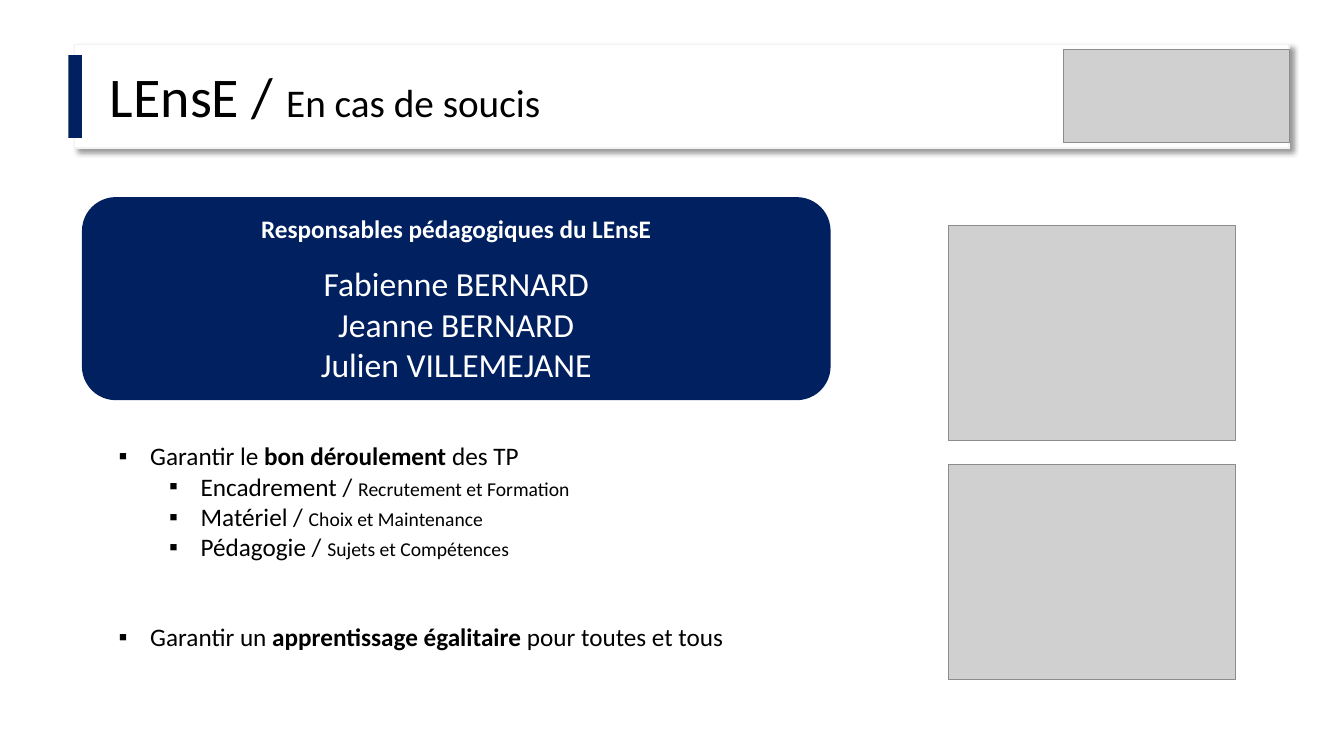
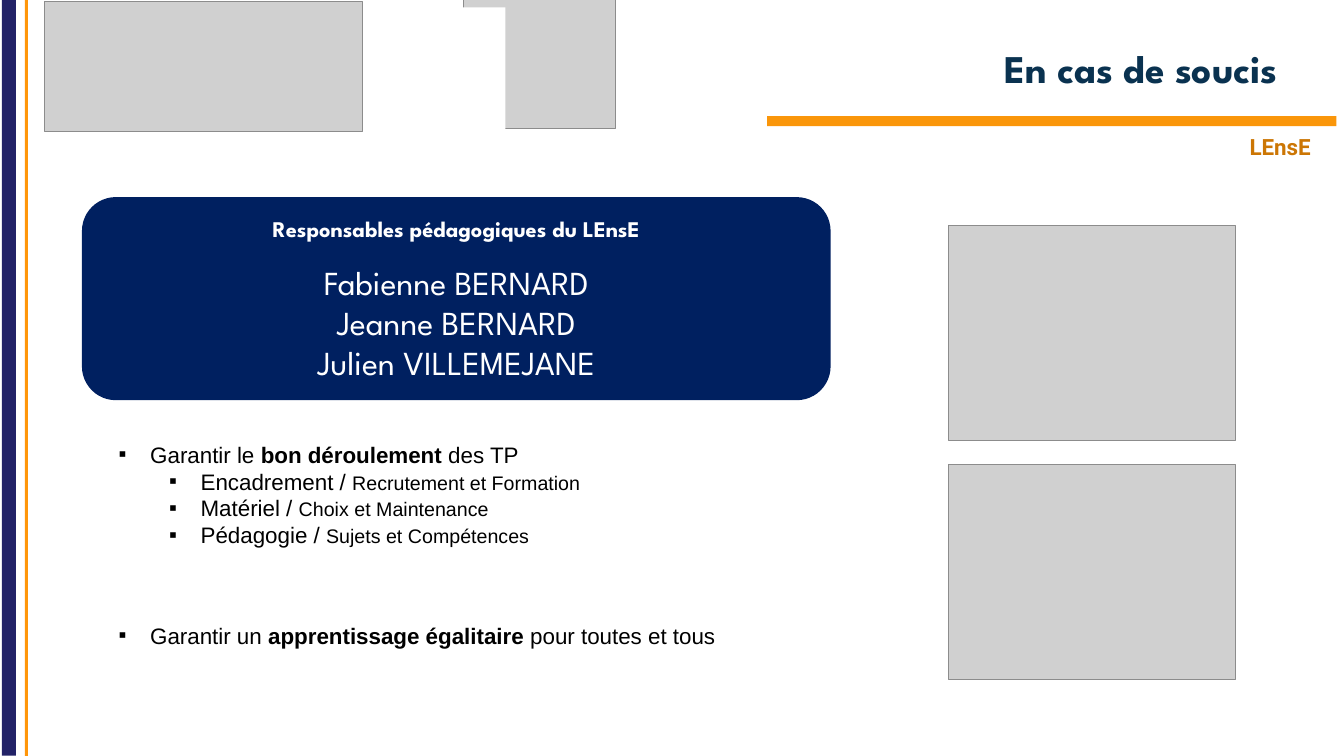
Before and after one commit to IOGS-Digital-Methods/semester-5, a slide deck: slide 11 of OptoElectronique/Cours/S5_Optoelectronique_2026_lite.pptx. Drawn at 1344x756 pixels with LibreOffice and Linux fonts; fonts in the diff are those of the drawing; grey boxes stand for pictures; background and template pictures are left out. Boxes give left, top, right and bottom in pixels: in the first picture for what was removed or moved away, otherwise in the second. Text is boxed around its words. In the diff, an @@ line names an element or a change of style, - is before the commit and + after.

```diff
--- a/OptoElectronique/Cours/S5_Optoelectronique_2026_lite.pptx
+++ b/OptoElectronique/Cours/S5_Optoelectronique_2026_lite.pptx
@@ line added from (9, 756) to (9, 0), #222267 10 pt @@
@@ line added from (26, 756) to (26, 0), #FF960A 2.25 pt @@
@@ rectangle added at (37,7,506,147), fill #FFFFFF @@
@@ picture added at (45,2,363,132) @@
@@ picture added at (464,0,616,129) @@
@@ rectangle removed at (69,55,83,138) @@
@@ rectangle removed at (75,44,1290,148) @@
@@ title "En cas de soucis" at (1005,56,1277,84): vertical alignment top to middle @@
@@ title at (1005,56,1277,84): text changed; font Calibri to League Spartan; text colour #000000 to #0A3250; bold on @@
-LEnsE / En cas de soucis
+En cas de soucis
@@ picture removed at (1064,50,1290,143) @@
@@ rectangle added at (767,116,1337,126), fill #FA960A @@
@@ text added at (1250,139,1311,156), 16 pt, text #CC7604, bold @@
+LEnsE
@@ rounded rectangle "Responsables pédagogiques du LEnsE" at (82,198,831,400): size 18 to 16 pt in "Responsables pédagogiques du LEnsE"; font Calibri to League Spartan @@
@@ text "Garantir le bon déroulement des ..." at (150,446,580,548): size 18 to 16 pt in "Garantir le bon déroulement des TP", "Encadrement /", "Matériel /", "Pédagogie /"; font Calibri to Arial @@
@@ text "Garantir un apprentissage égalitaire pour ..." at (150,627,715,649): size 18 to 16 pt, font Calibri to Arial @@
```
Also in this commit, not shown: 8 other slides changed, 3 slides added, 3 slides removed, 1 other file.
